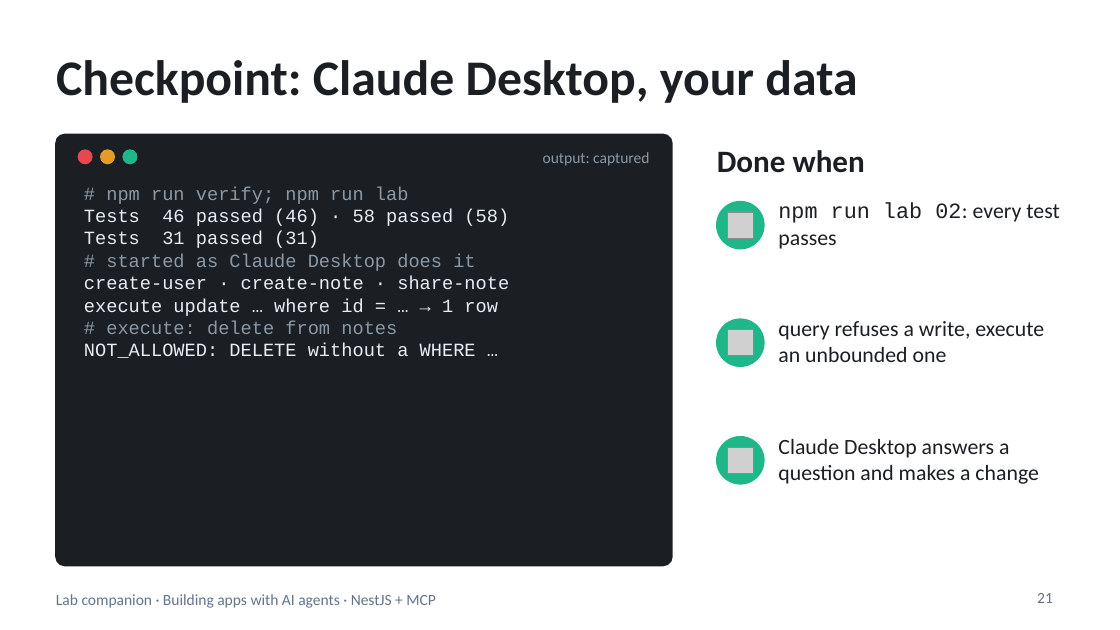
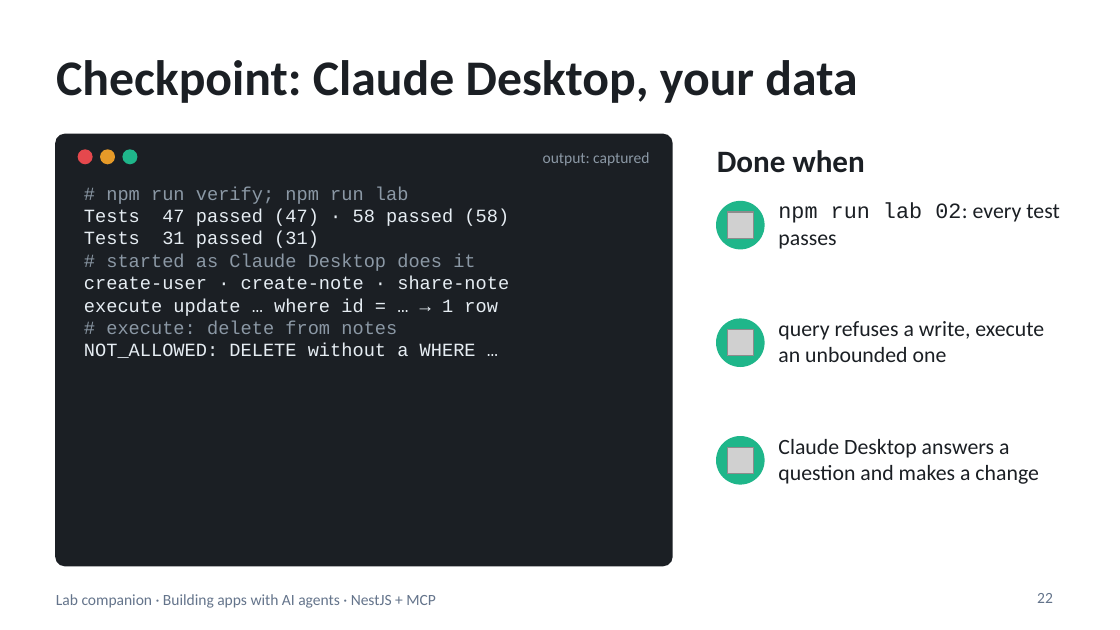
Before and after one commit to blazaga/ai-training-modules, a slide deck: slide 22 of docs/ai-agent-training/slides/lab-companion.pptx (slide 21 before the commit). Drawn at 1120x630 pixels with LibreOffice and Linux fonts; fonts in the diff are those of the drawing; grey boxes stand for pictures. Boxes give left, top, right and bottom in pixels: in the first picture for what was removed or moved away, otherwise in the second. Text is boxed around its words. In the diff, an @@ line names an element or a change of style, - is before the commit and + after.

```diff
--- a/docs/ai-agent-training/slides/lab-companion.pptx
+++ b/docs/ai-agent-training/slides/lab-companion.pptx
@@ text at [84,209,509,226]: text changed @@
-Tests 46 passed (46) · 58 passed (58)
+Tests 47 passed (47) · 58 passed (58)
@@ page number at [1037,593,1053,603]: text changed @@
-21
+22
```
Also in this commit, not shown: 2 other slides changed, 1 slide added, 8 other files.
